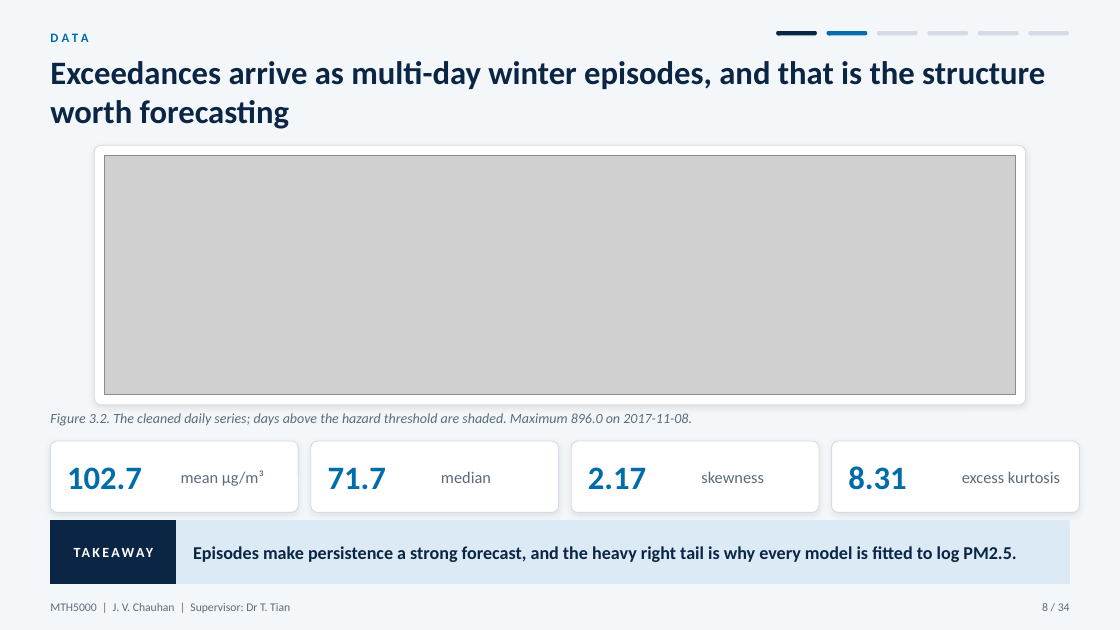
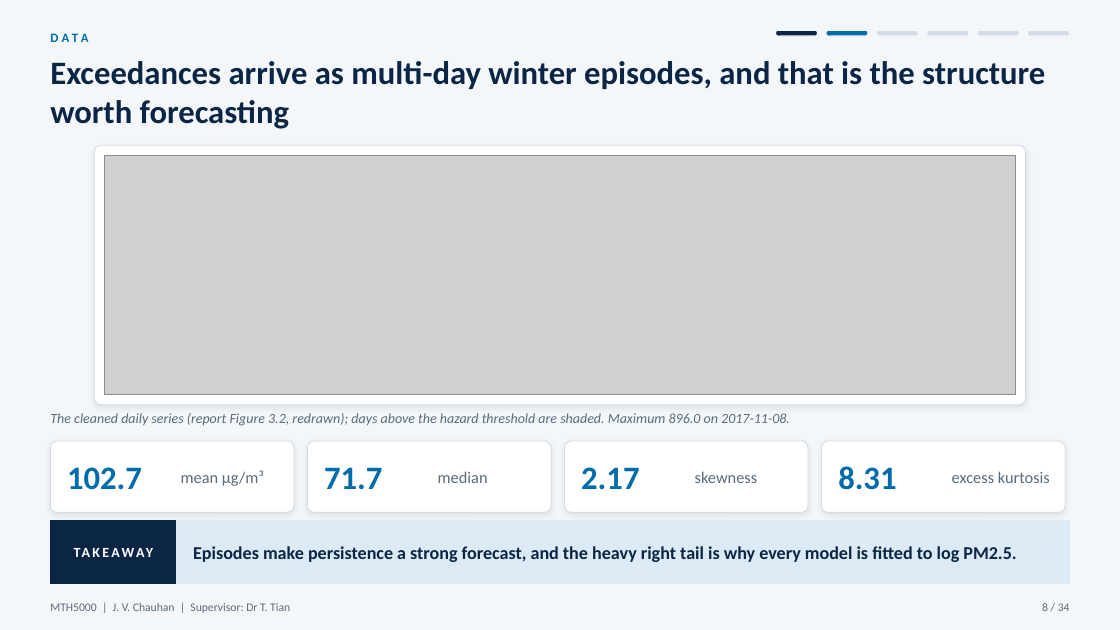
Before and after one commit to JC16092/mth5000-aqi-forecast, a slide deck: slide 8 of presentation_new/MTH5000_oral_presentation.pptx. Drawn at 1120x630 pixels with LibreOffice and Linux fonts; fonts in the diff are those of the drawing; grey boxes stand for pictures. Boxes give left, top, right and bottom in pixels: in the first picture for what was removed or moved away, otherwise in the second. Text is boxed around its words. In the diff, an @@ line names an element or a change of style, - is before the commit and + after.

```diff
--- a/presentation_new/MTH5000_oral_presentation.pptx
+++ b/presentation_new/MTH5000_oral_presentation.pptx
@@ text at <box>50,413,790,426</box>: text changed @@
-Figure 3.2. The cleaned daily series; days above the hazard threshold are shaded. Maximum 896.0 on 2017-11-08.
+The cleaned daily series (report Figure 3.2, redrawn); days above the hazard threshold are shaded. Maximum 896.0 on 2017-11-08.
@@ rounded rectangle: place and size @@
-rounded rectangle at <box>50,441,298,513</box>
+rounded rectangle at <box>50,441,294,513</box>
@@ rounded rectangle: place and size @@
-rounded rectangle at <box>311,441,559,513</box>
+rounded rectangle at <box>308,441,551,513</box>
@@ rounded rectangle: place and size @@
-rounded rectangle at <box>571,441,819,513</box>
+rounded rectangle at <box>565,441,808,513</box>
@@ 3 texts: place and size @@
-3 texts at <box>328,467,764,490</box>
+3 texts at <box>324,467,758,490</box>
@@ rounded rectangle: place and size @@
-rounded rectangle at <box>832,441,1080,513</box>
+rounded rectangle at <box>822,441,1065,513</box>
@@ text "8.31": place and size @@
-text "8.31" at <box>848,466,906,490</box>
+text "8.31" at <box>838,466,896,490</box>
@@ text "excess kurtosis": place and size @@
-text "excess kurtosis" at <box>962,471,1060,483</box>
+text "excess kurtosis" at <box>952,471,1050,483</box>
```
Also in this commit, not shown: 13 other slides changed, 4 other files.
